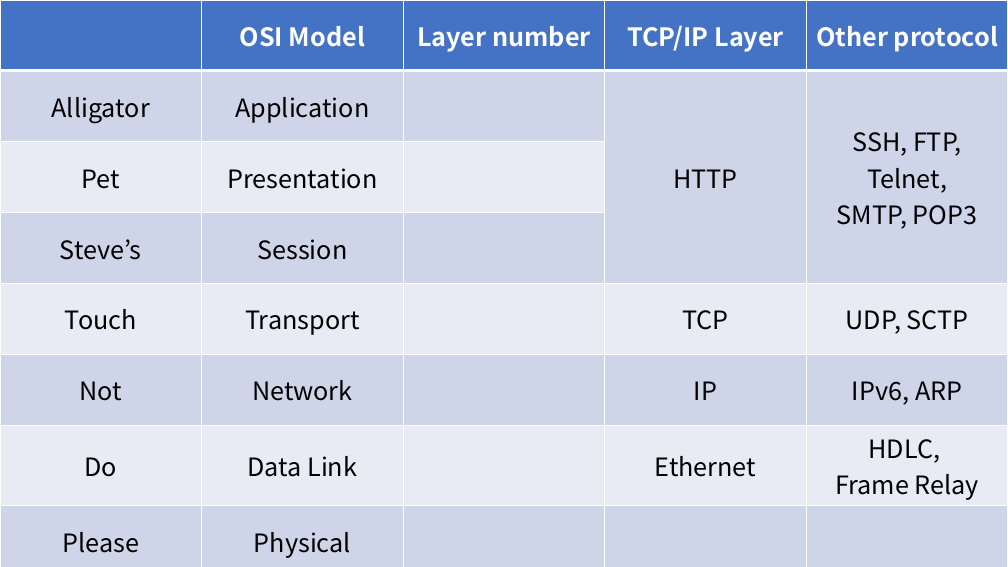
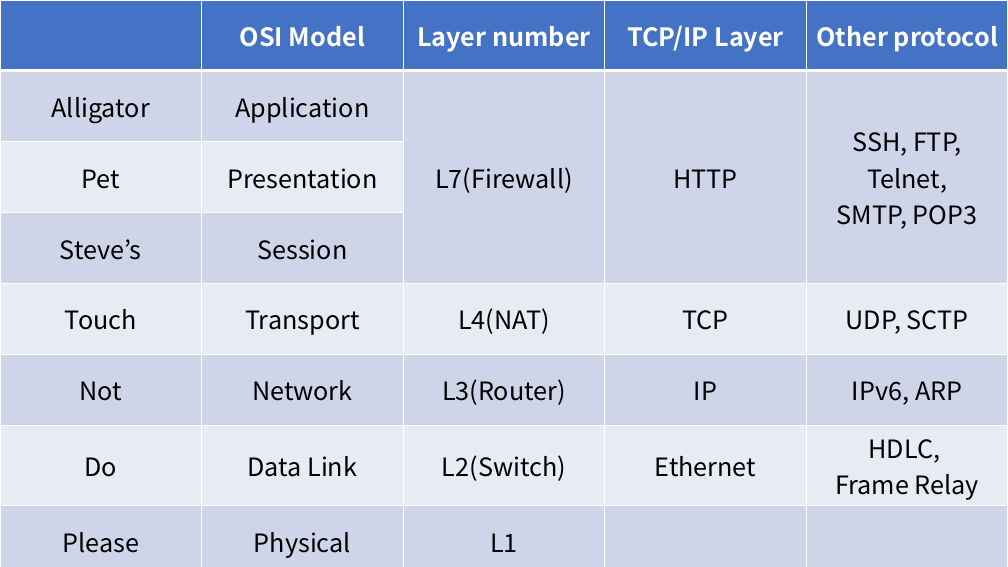
Before and after one commit to geun-yeong/osi-and-tcp, a slide deck: slide 1 of osi-and-tcp.pptx. Drawn at 1008x567 pixels with LibreOffice and Linux fonts; fonts in the diff are those of the drawing. Boxes give left, top, right and bottom in pixels: in the first picture for what was removed or moved away, otherwise in the second. Text is boxed around its words. In the diff, an @@ line names an element or a change of style, - is before the commit and + after.

Commit message:
Add Layer Number

```diff
--- a/osi-and-tcp.pptx
+++ b/osi-and-tcp.pptx
@@ table at <box>0,0,1008,567</box> @@
-row 2, column 3: 
+row 2, column 3: L7(Firewall)
-row 5, column 3: 
+row 5, column 3: L4(NAT)
-row 6, column 3: 
+row 6, column 3: L3(Router)
-row 7, column 3: 
+row 7, column 3: L2(Switch)
-row 8, column 3: 
+row 8, column 3: L1
```
